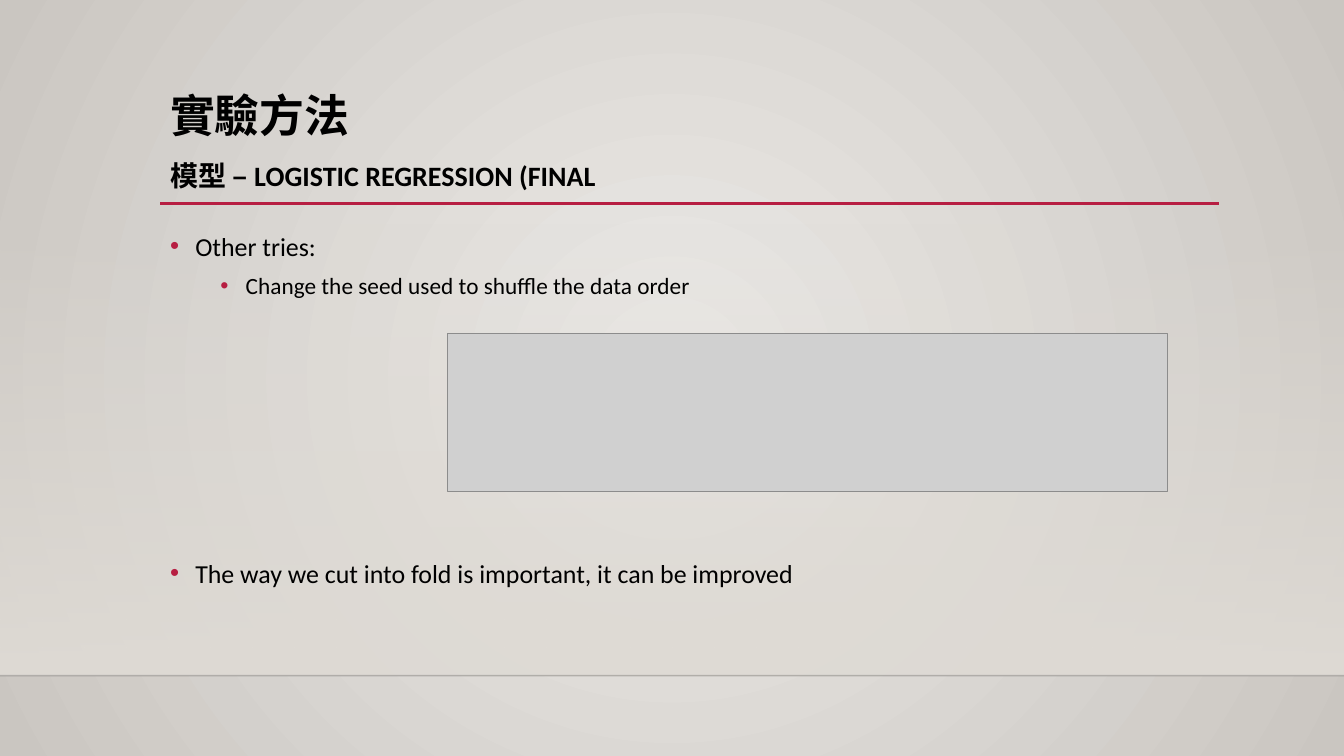
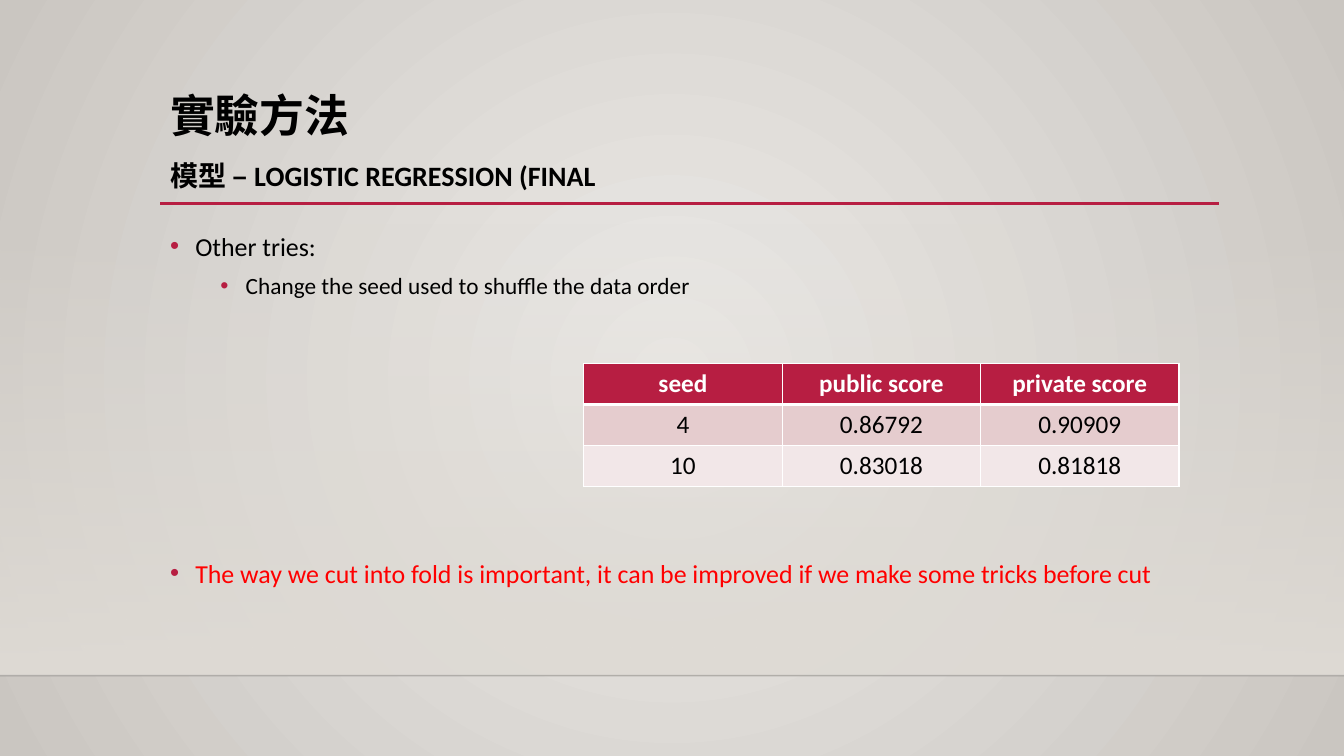
Before and after one commit to 1082-datascience/finalproject-finalproject-1082ds_group3, a slide deck: slide 18 of docs/yuchun_model.pptx (slide 17 before the commit). Drawn at 1344x756 pixels with LibreOffice and Linux fonts; fonts in the diff are those of the drawing; grey boxes stand for pictures; background and template pictures are left out. Boxes give left, top, right and bottom in pixels: in the first picture for what was removed or moved away, otherwise in the second. Text is boxed around its words. In the diff, an @@ line names an element or a change of style, - is before the commit and + after.

```diff
--- a/docs/yuchun_model.pptx
+++ b/docs/yuchun_model.pptx
@@ picture removed at [448, 334, 1168, 492] @@
@@ table added at [584, 364, 1180, 487], 3 rows, 3 columns @@
+seed | public score | private score
+4 | 0.86792 | 0.90909
+10 | 0.83018 | 0.81818
@@ text at [195, 565, 1151, 587]: text changed; text colour #000000 to #FF0000 @@
-• The way we cut into fold is important, it can be improved
+• The way we cut into fold is important, it can be improved if we make some tricks before cut
```
Also in this commit, not shown: 7 other slides changed, 1 slide added, 1 slide removed.
